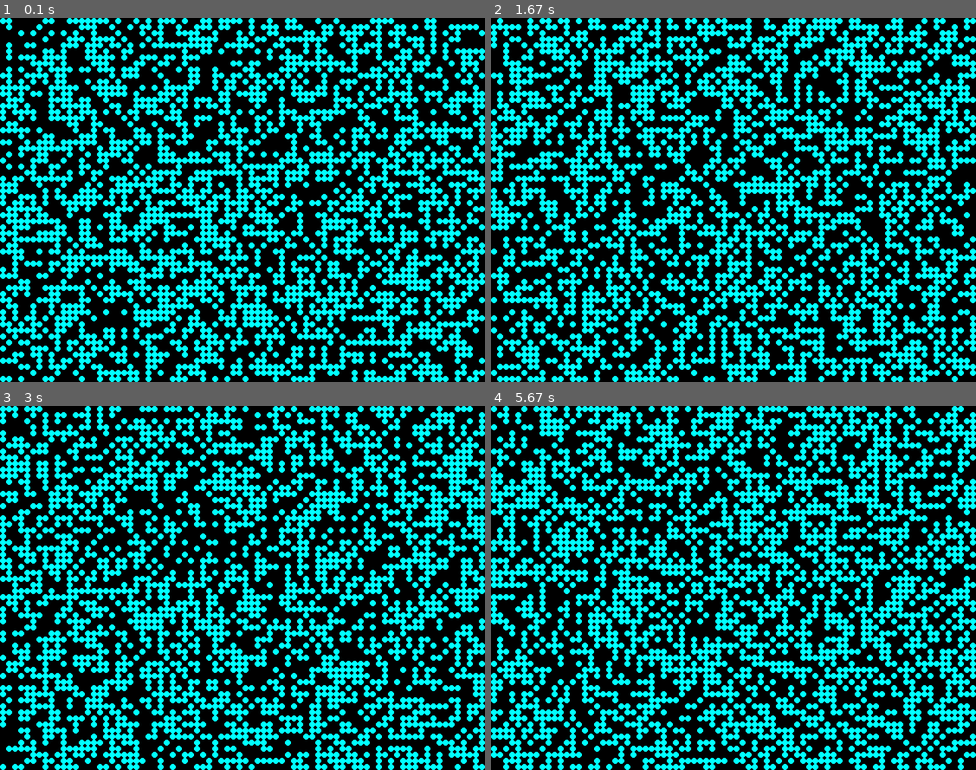
Above: before the commit, frames 1-4 (two rows, left to right).
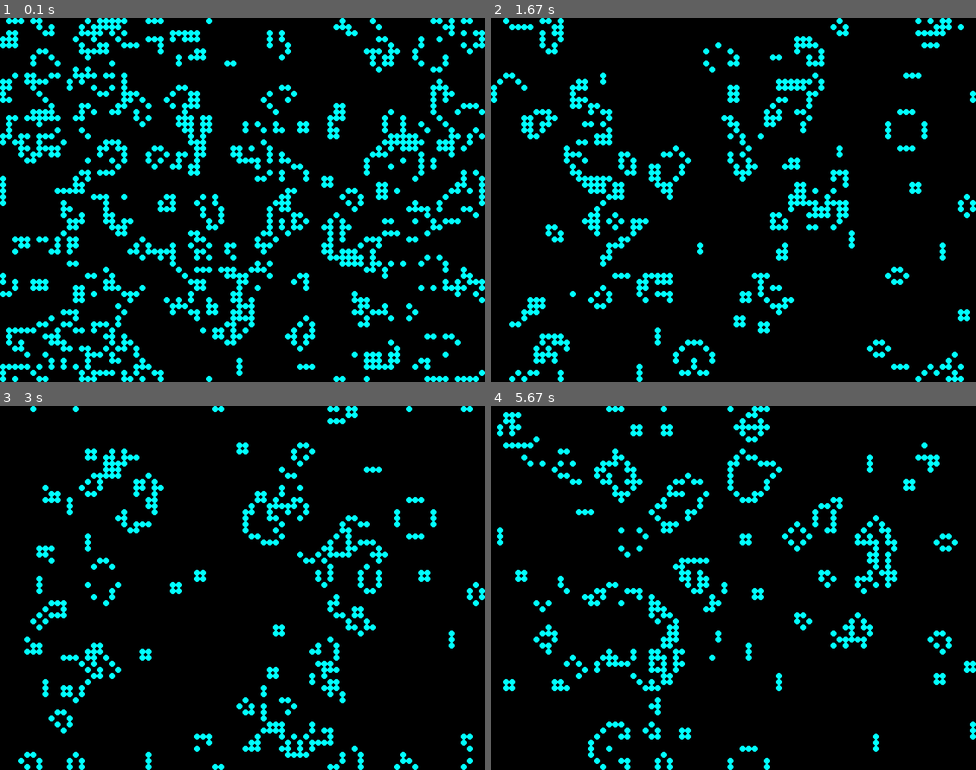
Above: after the commit, the same moments.

Repository: DeVitoC/ConwaysGameOfLifeInPygame
Game: pygame game, started from PygameCGOL/GameOfLife.py
Two runs of this game, one before a commit and one after it. Both use one fixed random seed, a clock stepped at 60 frames per second and the inputs below.
Inputs:
- Up to frame 1 (0.1 s): no input
- Up to frame 2 (1.67 s): no input
- Up to frame 3 (3 s): no input
- Up to frame 4 (5.67 s): tap R at 4.33 s; tap Enter at 4.67, 5, 5.33 s

The runs differ from the first frame. In frame 1, 38% of the frame differs, in the area x 0-100%, y 0-100%; in frame 2, 38%; in frame 3, 38%; in frame 4, 39%.

Commit message:
Finished working on basic game rules. In current form, app runs and correctly performs Conway's GOL simulation.

Diff:
--- a/PygameCGOL/GameOfLife.py
+++ b/PygameCGOL/GameOfLife.py
@@ -70,11 +70,69 @@
 	def alternate_boards(self):
 		for row in range(self.num_rows):
 			for col in range(self.num_cols):
-				print("This is where the check for the 4 rules of the Game Of Life would happen - to be built)")
+				next_cell_state = self.check_surrounding_cells(row, col)
 				# Temporarily just assigning a random value to make sure it's alternating correctly
-				cell = random.choice([0, 1])
-				self.game_boards[self.current_game_board][row][col] = cell
+				# next_cell_state = random.choice([0, 1])
+				self.game_boards[(self.current_game_board + 1) % 2][row][col] = next_cell_state
 		self.current_game_board = (self.current_game_board + 1) % 2
+
+	def check_surrounding_cells(self, row_number, col_number):
+		current_cell = (col_number, row_number)
+		prev_col = self.set_prev_col(col_number)
+		next_col = self.set_next_col(col_number)
+		prev_row = self.set_prev_row(row_number)
+		next_row = self.set_next_row(row_number)
+
+		num_alive_neighbors = 0
+		current_cell_value = 0
+		for col in [prev_col, current_cell[0], next_col]:
+			for row in [prev_row, current_cell[1], next_row]:
+				if col == current_cell[0] and row == current_cell[1]:
+					current_cell_value = self.game_boards[self.current_game_board][row][col]
+				elif self.game_boards[self.current_game_board][row][col] == 1:
+					num_alive_neighbors += 1
+		return self.test_alive_state(current_cell_value, num_alive_neighbors)
+
+	def set_prev_col(self, col):
+		if col == 0:
+			return self.num_cols - 1
+		else:
+			return col - 1
+
+	def set_next_col(self, col):
+		if col == self.num_cols - 1:
+			return 0
+		else:
+			return col + 1
+
+	def set_prev_row(self, row):
+		if row == 0:
+			return self.num_rows - 1
+		else:
+			return row - 1
+
+	def set_next_row(self, row):
+		if row == self.num_rows - 1:
+			return 0
+		else:
+			return row + 1
+
+	def test_alive_state(self, current_cell, num_alive_neighbors):
+		# Cell dies
+		if num_alive_neighbors > 3:
+			return 0
+		elif num_alive_neighbors < 2:
+			return 0
+		# Dead Cells come to life
+		elif current_cell == 0 and num_alive_neighbors == 3:
+			return 1
+		# Staying alive
+		elif current_cell == 1:
+			return 1
+		# All cases should be accounted for, but just in case,
+		# return dead since cell won't have 2 or 3 live neighbors or be dead with 3 live neighbors
+		else:
+			return 0
 
 	def handle_events(self):
 		for event in pygame.event.get():
